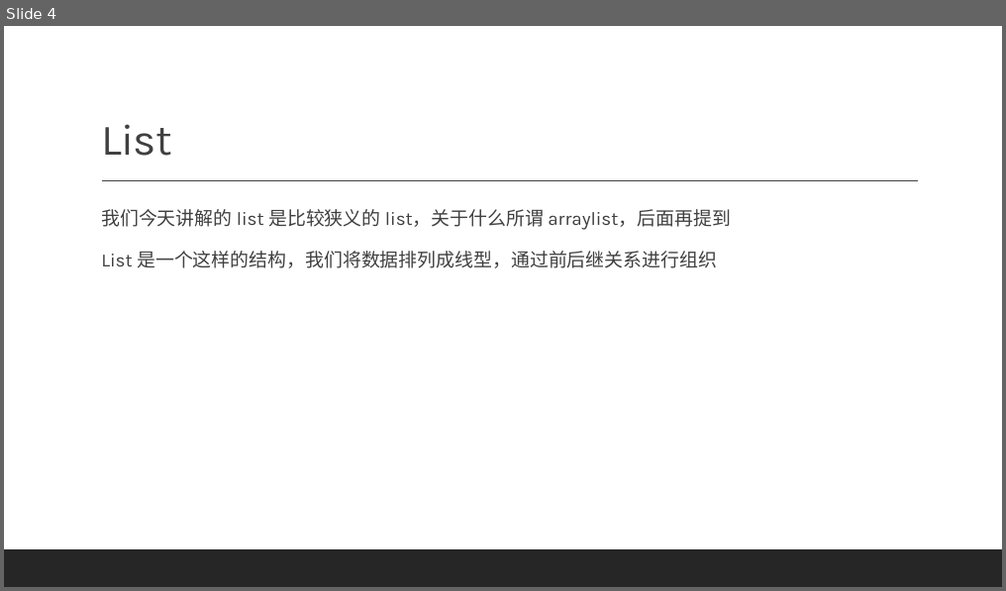
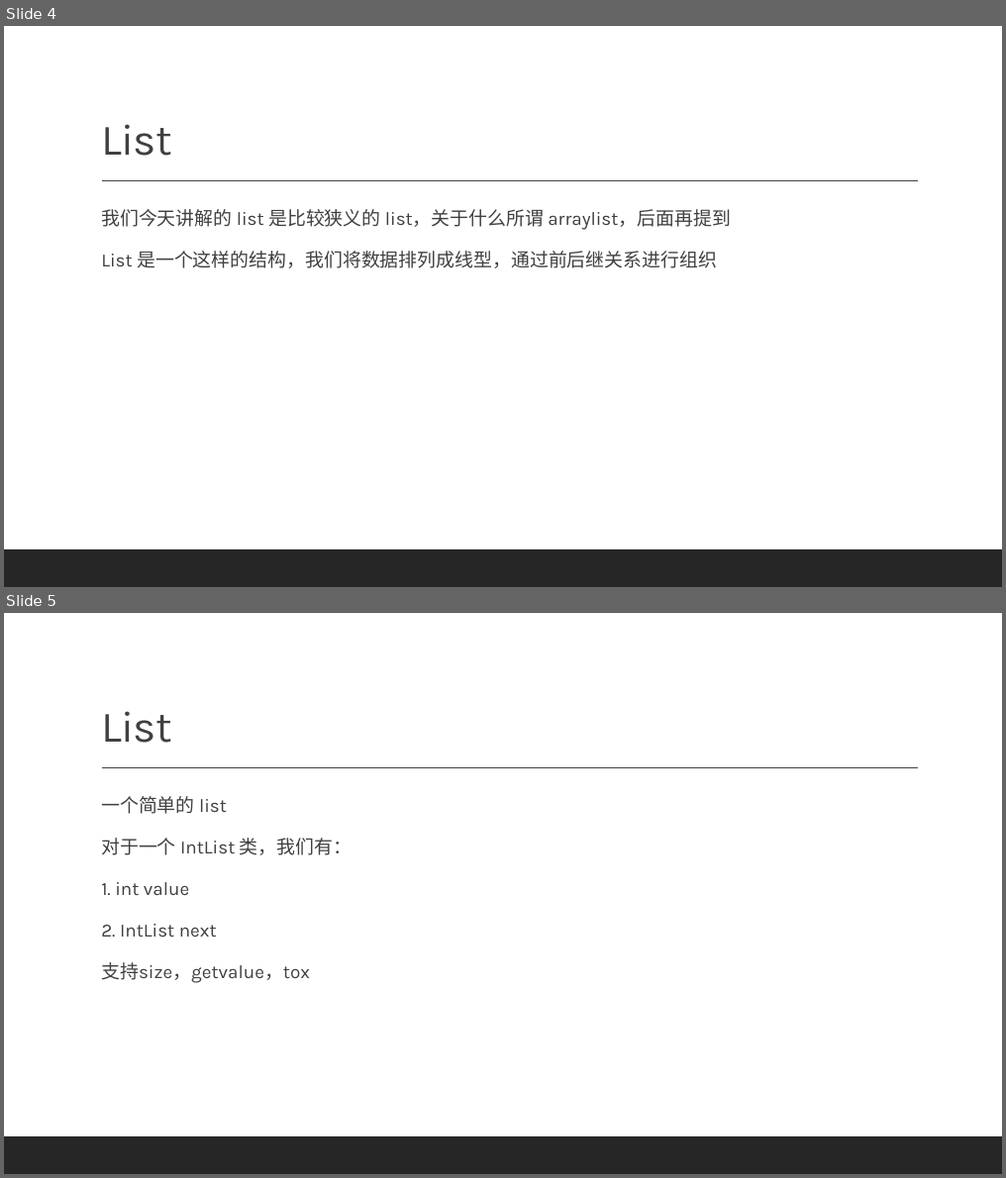
Before and after one commit to basicDSinHDUCS/materials, a slide deck: lecture4/slide.pptx. Shown one above the other, each under a label of ours: slide 4 before the commit, slides 4 and 5 after it. The pictures are 1006x591 and 1006x1178 pixels, drawn with LibreOffice and Linux fonts; fonts in the diff are those of the drawing; background and template pictures are left out. Boxes give left, top, right and bottom in pixels: in the first picture for what was removed or moved away, otherwise in the second. Text is boxed around its words. In the diff, an @@ line names an element or a change of style, - is before the commit and + after.

```diff
--- a/lecture4/slide.pptx
+++ b/lecture4/slide.pptx
@@ slide 5 added at (4,613,1002,1174), background picture (left out); not listed: 2 template elements that a slide beside it also shows @@
@@ title added at (101,711,172,743), 42 pt, text #404040 @@
+List
@@ text added at (101,796,351,983), 18 pt, text #404040 @@
+  一个简单的 list
+  对于一个 IntList 类，我们有：
+  1. int value
+  2. IntList next
+  支持size，getvalue，tox
```
Also in this commit, not shown: 1 slide changed, 2 other slides added, 1 slide removed.
